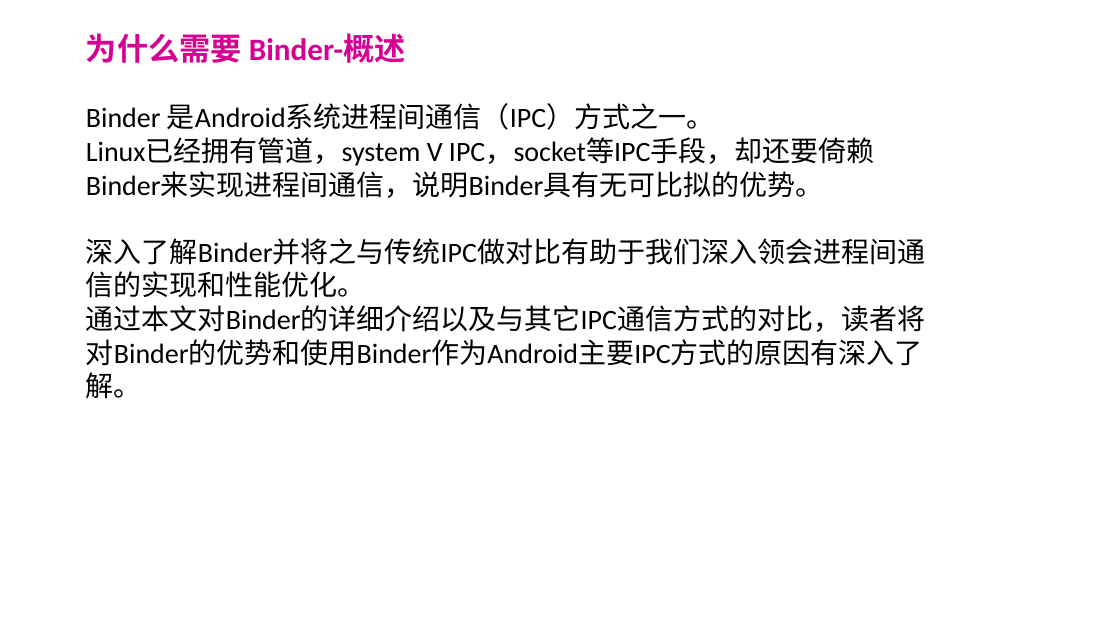
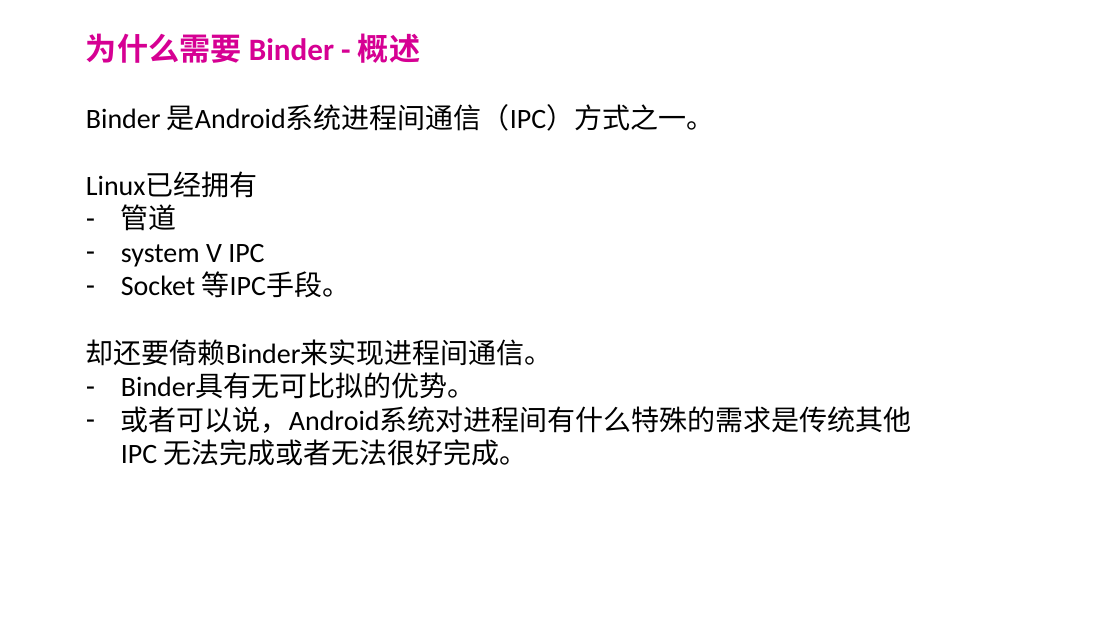
Before and after one commit to forsail/Study, a slide deck: slide 3 of notes/binder/binder简介.pptx. Drawn at 1120x630 pixels with LibreOffice and Linux fonts; fonts in the diff are those of the drawing; background and template pictures are left out. Boxes give left, top, right and bottom in pixels: in the first picture for what was removed or moved away, otherwise in the second. Text is boxed around its words. In the diff, an @@ line names an element or a change of style, - is before the commit and + after.

Commit message:
[binder] 完成why和what部分

```diff
--- a/notes/binder/binder简介.pptx
+++ b/notes/binder/binder简介.pptx
@@ text at (x1=86, y1=33, x2=420, y2=63): spaces changed @@
-为什么需要 Binder-概述
+为什么需要 Binder - 概述
@@ text at (x1=86, y1=172, x2=912, y2=466): text changed @@
-Linux已经拥有管道，system V IPC，socket等IPC手段，却还要倚赖Binder来实现进程间通信，说明Binder具有无可比拟的优势。
-深入了解Binder并将之与传统IPC做对比有助于我们深入领会进程间通信的实现和性能优化。
-通过本文对Binder的详细介绍以及与其它IPC通信方式的对比，读者将对Binder的优势和使用Binder作为Android主要IPC方式的原因有深入了解。
+Linux已经拥有
+– 管道
+– system V IPC
+– Socket 等IPC手段。
+却还要倚赖Binder来实现进程间通信。
+– Binder具有无可比拟的优势。
+– 或者可以说，Android系统对进程间有什么特殊的需求是传统其他 IPC 无法完成或者无法很好完成。
```
Also in this commit, not shown: 4 other slides changed, 9 slides added.
